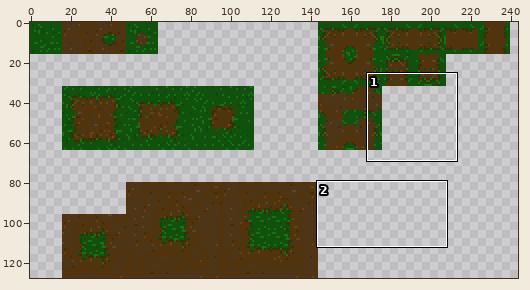
Sprite sheet, stored at assets/sprites/tiles/tileset.png. The first picture is a wide view before the edit; the outline marks the close-up.
Close-up. Earlier state:
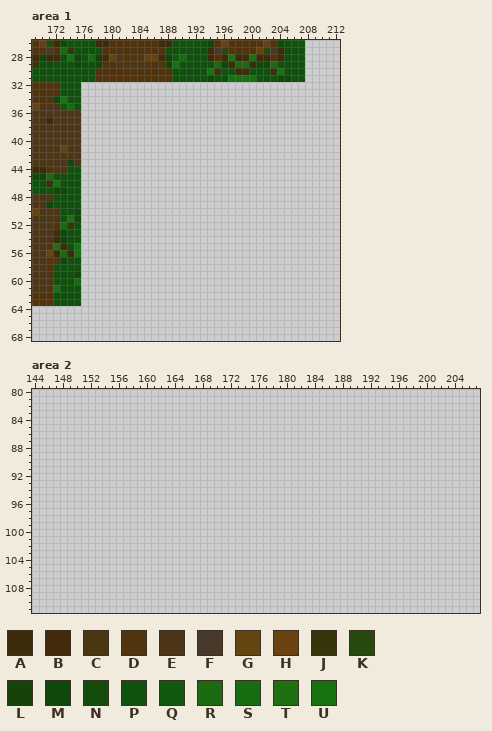
The file is 256x128 pixels. Colours within 5 levels of each other are drawn and written as one. Shown: area 1: x 169..212, y 26..68; area 2: x 144..207, y 80..111. The wide view leaves out empty margins.
Palette (. is transparent): A #3c2c0a  B #422a0a  C #4a360f  D #51330d  E #4d3518  F #483a2a  G #644411  H #6a4211  J #38340b  K #264a0d  L #17430b  M #0e480b  N #144c0c  P #10520d  Q #11590e  R #1b6a11  S #156c11  T #1e7012  U #177212
Pixels before, area 1, first column x 169:
26 DHKAMPPPPAADDDDDDDAAPPPPPMDHDDDDDHDMPPP
27 DDFDRJPPPPDDDDDDDDDPPPPPPAFKDDDDHKFANPP
28 BMAAPUMPSLBGEDDEGGBLQSPPPADATAATAADAPPP
29 JPNPPPMPPMCDEEEEEDCMUPPPPPRMARRAMMRPPPP
30 PPPPPPPPPDDDDDDDDDDDPPPPPUJPPAAPPPJUPPP
31 PPPPPPPPPDDDDDDDDDDDPPPPPMPPUUUUPPPMMPP
32 DDDDPPP................................
33 DDDDPPP................................
34 EDCMUPP................................
35 GEEEQSP................................
36 EEEEEEE................................
37 EEAEEEE................................
38 EDEEEEE................................
39 EEEEEEE................................
40 EEEEEEE................................
41 EEEEGEE................................
42 EEEEEEE................................
43 EEEEEME................................
44 AADEEPP................................
45 MMRPPPP................................
46 PPJUPPP................................
47 PPPMMPP................................
48 EEEPPPP................................
49 EEMPPPP................................
50 GEEEPPM................................
51 EEEEPUM................................
52 EEEDRJP................................
53 EEEAMPP................................
54 EEEAMPP................................
55 EEETAPU................................
56 EEGARAU................................
57 EEDDMPP................................
58 EEDPPPP................................
59 EEEPPPM................................
60 EEEPPPS................................
61 EEEUPPP................................
62 DDDPPPP................................
63 DDDPPPP................................
Now the later version:
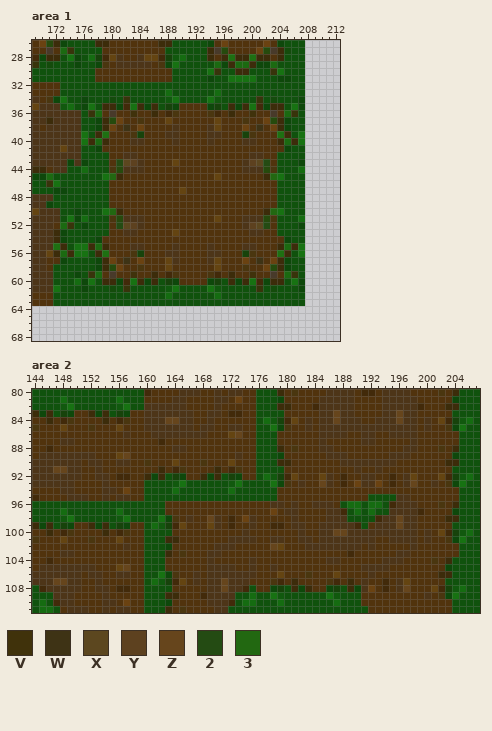
Colours new in this view: V #40320b  W #3e3315  X #5c471f  Y #5d411f  Z #66451c  2 #244b13  3 #226811
The edit:
Changed rows in their new state; - is an unchanged pixel.
Area 1:
first column x 176:
32 PPPPPPPPPPPPPPPPPPPPPPPPPPPPPPPP
33 PPPPPPPPPPPPSPPPPPPSPPPPPPPPPPPP
34 MPPPNPJPPPPPQUPPPPUQPPPPPJPNPPPM
35 MUPAAMBUAMAPLMDDDDMLPAMAUBMAAPUM
36 PJRDFDDVDDADBCDDDDCBDADDVDDFDRJP
37 PPMAKHDDCDDDGDDDDDDGDDDCDDHKAMPP
38 PPMAHDWDHDDDDEDDDDEGDDDHDWDHAMPP
39 UPATDDDCLDDDEEDDDDEEDDDLCDDDTAPU
40 UARADDDEEDDDDEDDDDEDDDDEEDDDARAU
41 PPMDDDDDDDDDDDDDDDDDDDDDDDDDDMPP
42 PPPPDDEEDDDDDDDDDDDDDDDDEEDDPPPP
43 MPPPD2XYEDDDDGDDDDDDDDDEYX2DPPPM
44 SPPPCKEEEDDDDDDDDDDDDDDEEEKCPPPS
45 PPPU3ADDDDDDDDDDDDDGDDDDDDA3UPPP
46 PPPPDDDDDDDDDDDDDDDDDDDDDDDDPPPP
47 PPPPDDDDDDDDDDGDDDDDDDDDDDDDPPPP
48 PPPPDDDDDDDDDDDDDDDDDDDDDDDDPPPP
49 PPPPDDDDDDDDDDDDDDDDDDDDDDDDPPPP
50 PPPU3ADDDDDDDDDDDDDDDDDDDDA3UPPP
51 SPPPCKEEEDDDDDDDDDDGDDDEEEKCPPPS
52 MPPPD2XYEDDDDDDDDDDDDDDEYX2DPPPM
53 PPPPDDEEDDDDDGDDDDDDDDDDEEDDPPPP
54 PPMDDDDDDDDDDDDDDDDDDDDDDDDDDMPP
55 UARADDDEEDDDDEDDDDEDDDDEEDDDARAU
56 UPATDDDCLDDDEEDDDDEEDDDLCDDDTAPU
57 PPMAHDWDHDDDGEDDDDEGDDDHDWDHAMPP
58 PPMAKHDDCDDDGDDDDDDGDDDCDDHKAMPP
59 PJRDFDDVDDADBCDDDDCBDADDVDDFDRJP
60 MUPAAMBUAMAPLMDDDDMLPAMAUBMAAPUM
61 MPPPNPJPPPPPQUPPPPUQPPPPPJPNPPPM
62 PPPPPPPPPPPPSPPPPPPSPPPPPPPPPPPP
63 PPPPPPPPPPPPPPPPPPPPPPPPPPPPPPPP
Area 2:
first column x 144:
 80 PPPPPPPPPPPPPPPPBDDDDEEEDDEDEEDDPPPADCDDDDEEEEDBBDEEEEDDDDCDAPPP
 81 PPPPSPPPPPPPSPPPDDDDEEDDDDEEDHDDPPPMDDDDDEEEEEDDDDEEEEEDDDDDMPPP
 82 PPPPQUPPPPPPQUPPEEEEEEDDDDEDDDDDPPPAADDDBEEEEEDDDDEEEEEBDDDAAPPP
 83 AMAPLMDDAMAPLMDDEEEEEEEDDEEDBBDDPPPPDDDDDEEZEEDDDDEEZEEDDDDDPPPP
 84 DDADBCDDDDADBCDDEEEZZEEDDEDDDDDDPSQLBGDEDEEZEEEDDEEEZEEDEDGBLQSP
 85 CDDDGDDDCDDDGDDDEEEEEEEDEEDDEEDDPPUMCDDEDEEEEEEEEEEEEEEDEDDCMUPP
 86 DDDDDDDDDDDDDEDDDEEEEEEEEDDDGZDDPPPDDDDDDEEEEDDEEDDEEEEDDDDDDPPP
 87 DDDDEEDDDDDDDDDDDDBDDDDDDDDDDDDDPPPDDDDDDEDDDDDEEDDDDDEDDDDDDPPP
 88 DDBDDDDDDDDDDDDDDDDDEEDDDDDDDDDDPPPADCDDDEEDDDDDDDDDDEEDDDCDAPPP
 89 DEEEEEEEEDDDGZDDDDDDDDDDDDDDDEDDPPPMDDDDDDEEEDDDDDDEEEDDDDDDMPPP
 90 EEEEEEEDEEDDEEDDCDDDGDDDCDDDGDDDPPPAADDDDDDDEEEEEEEEDDDDDDDAAPPP
 91 EEEZZEEDDEDDDDDDDDADBCDDDDADBCDDPPPPDDDDDDDDDDEDDEDDDDDDDDDDPPPP
 92 EEEEEEEDDEEDBBDDAMAPLMDDAMAPLMDDPSQLBGDDDGEDBDDEEDDBDEGDDDGBLQSP
 93 EEEEEEDDDDEDDDDDPPPPQUPPPPPPQUPPPPUMCDEDDZEDBDHEEHDBDEZDDEDCMUPP
 94 DDDDEEDDDDEEDHDDPPPPSPPPPPPPSPPPPPPDDDDDDDDDDDDDDDDDDDDDDDDDDPPP
 95 BDDDDEEEDDEDEEDDPPPPPPPPPPPPPPPPPPPDDDDDDDDDDDDDPPPPEEDDDDDDDPPP
 96 PPPPPPPPPPPPPPPPPPPDDDDDDDDDDDDDDDEEDEDDEEEDPSSPSSPBEEEDDDCDAPPP
 97 PPPPSPPPPPPPSPPPPPPDDDDDDDDDDDDDDDHDEEDDDDEEBPSPSPPEEEEBDDDDMPPP
 98 PPPPQUPPPPPPQUPPPPUMCDEDDZEDBDHEDDDDDEDDDDEEEPPPPBEEZEEDDDDAAPPP
 99 AMAPLMDDAMAPLMDDPSQLBGDDDGEDBDDEDDBBDEEDDEEEEEBPDEEEZEEDDDDDPPPP
100 DDADBCDDDDADBCDDPPPPDDDDDDDDDDEDDDDDDDEDDEEZZEEEEEEEEEEDEDGBLQSP
101 CDDDGDDDCDDDGDDDPPPAADDDDDDDEEEEDDEEDDEEDEEEEEEEEDDEEEEDEDDCMUPP
102 DDDDDDDDDDDDDEDDPPPMDDDDDDEEEDDDDDZGDDDEEEEEEEEDEDDDDDEDDDDDDPPP
103 DDDDEEDDDDDDDDDDPPPADCDDDEEDDDDDDDDDDDDDDDDDDBDDDDDDEEDDDDDDDPPP
104 DDBDDDDDDDDDDDDDPPPDDDDDDEDDDDDEDDDDDDDDDDEEDDDDDDEEEDDDDCDAPPPP
105 DEEEEEEEEDDDGZDDPPPDDDDDDEEEEDDEDDEDDDDDDDDDDDDEEEEDDDDDDDDMPPPP
106 EEEEEEEDEEDDEEDDPPUMCDDEDEEEEEEEDDDGDDDCDDDGDDDDEDDDDDDDDDAAPPPP
107 EEEZZEEDDEDDDDDDPSQLBGDEDEEZEEEDDDCBDADDDDCBDADEDDBDEGDDDDDPPPPP
108 PBEEEEEDDEEDBBDDPPPPDDDDDEEZEEBPDDMLPAMADDMLPAMEHDBDEZDDDGBLQSPP
109 PPPEEEDDDDEDDDDDPPPAADDDBEEEEPPSPPUQPPPPPPUQPPPDDDDDDDDDEDCMUPPP
110 PSPBEEDDDDEEDHDDPPPMDDDDDEEEBPSSPPPSPPPPPPPSPPPDDDDDDDDDDDDDPPPP
111 PSSPDEEEDDEDEEDDPPPADCDDDDEEPPPPPPPPPPPPPPPPPPPPDDDDDDDDDDDDPPPP
Changed places in both close-ups, as pixel boxes (x1, y1, x2, y2):
added: (81, 82, 305, 306)
added: (32, 389, 480, 613)
